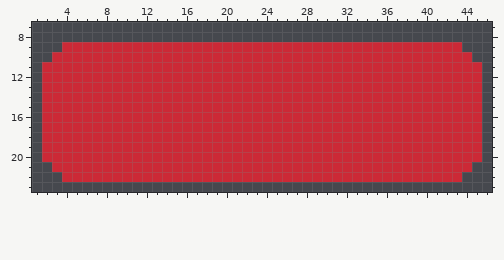
File history of a pixel-art file, Assets/Animators/Full health enemy sprite.aseprite. This is how it looked before the edit.
48x32 pixels, 1 frame. Shown: x 1..46, y 7..23.
New version:
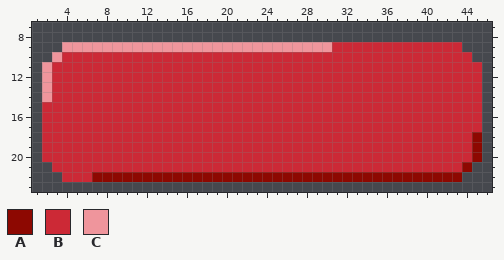
Palette (. is transparent): A #8d0801  B #cc2936  C #ef959c
Commit message: updated the basic enemy full health bar to fit other health bars
Edits made:
Colour A replaces colour B in rows 18 to 20 at x 45; in row 21 at x 44; in row 22 at x 7 to 43.
Colour C replaces colour B in row 9 at x 4 to 30; in row 10 at x 3; in rows 11 to 14 at x 2.
